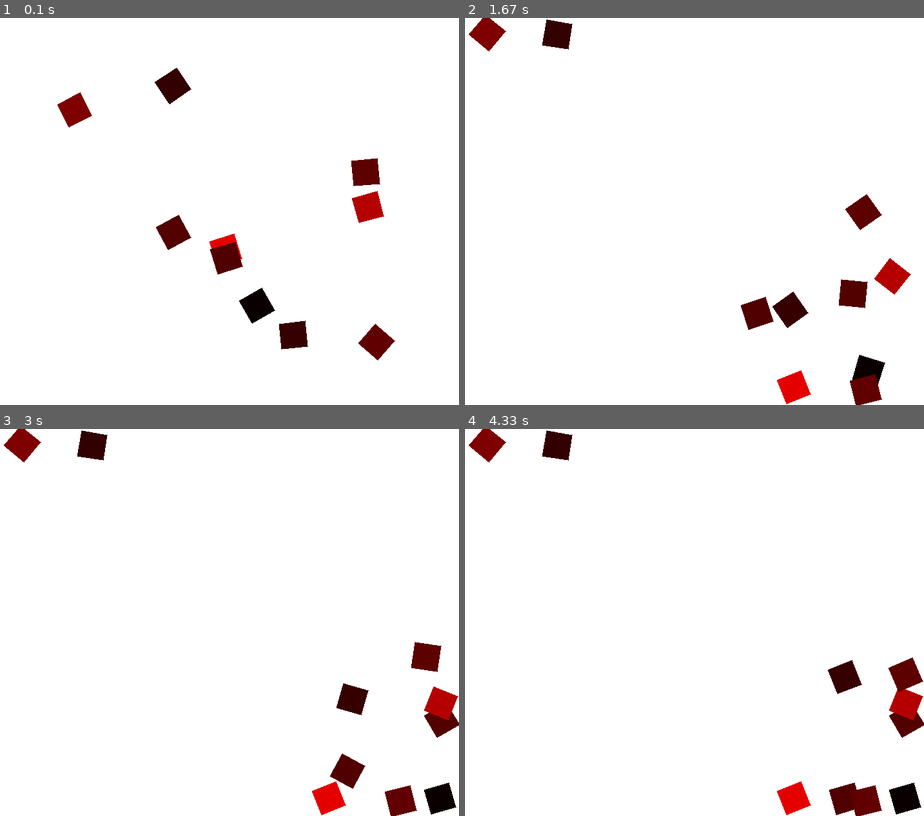
Above: before the commit, frames 1-4 (two rows, left to right).
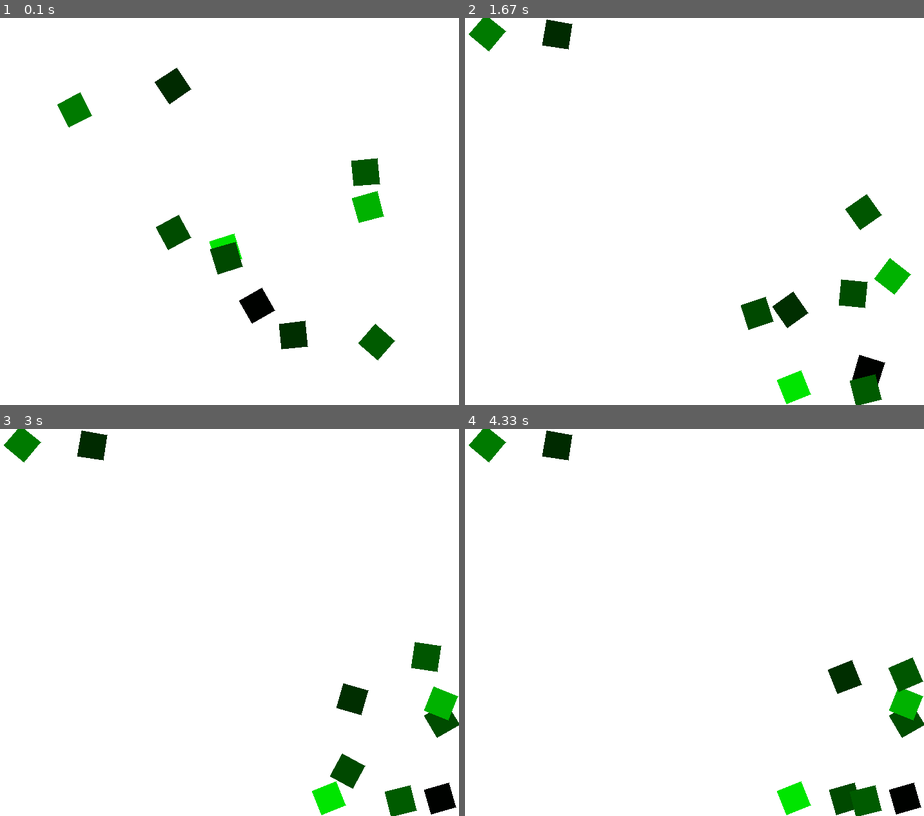
Above: after the commit, the same moments.

Repository: ricardogtx/FisicaJogos
Game: pygame game, started from Trabalho_2/colisoes_quad.py
Two runs of this game, one before a commit and one after it. Both use one fixed random seed, a clock stepped at 60 frames per second and the inputs below.
Inputs:
- Up to frame 1 (0.1 s): no input
- Up to frame 2 (1.67 s): no input
- Up to frame 3 (3 s): no input
- Up to frame 4 (4.33 s): no input

The runs differ from the first frame. In frame 1, 3.2% of the frame differs, in the area x 12-87%, y 12-89%; in frame 2, 3.5%, in the area x 0-98%, y 0-100%; in frame 3, 3.4%; in frame 4, 3.3%.

Commit message:
T2 changing square color to green

Diff:
--- a/Trabalho_2/colisoes_quad.py
+++ b/Trabalho_2/colisoes_quad.py
@@ -18,7 +18,7 @@
 		self.theta = np.random.uniform(0, 2*np.pi, size=N)
 		self.omega = np.random.uniform(-10, 10, size=N)
 
-		self.m = np.random.uniform(10, 255, size=N)
+		self.m = np.random.uniform(1, 255, size=N)
 		self.cor = cor
 		self.cor_wall = cor_wall
 		self.max_speed = max_speed
@@ -79,7 +79,7 @@
 		for i, (x, y) in enumerate(self.pos):
 			m = self.m[i]
 			vertices = self.vertices(self.pos[i], self.theta[i])
-			pygame.draw.polygon(screen, (m,0,0), vertices, 0)
+			pygame.draw.polygon(screen, (0,m,0), vertices, 0)
 
 	def stop(self, i):
 		self.vel[i] = (0, 0)
@@ -94,7 +94,7 @@
 				N = np.array([delta[1], -delta[0]])
 
 				if sum(alpha_v * N) >= 0:
-					# Collided
+					# Detected collision, stop the square
 					self.stop(i)
 					break
 
